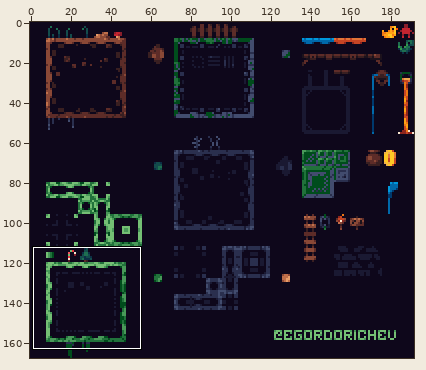
Sprite sheet, stored at map/adve/adve/tiles.png. The first picture is a wide view before the edit; the outline marks the close-up.
Close-up. Before the edit:
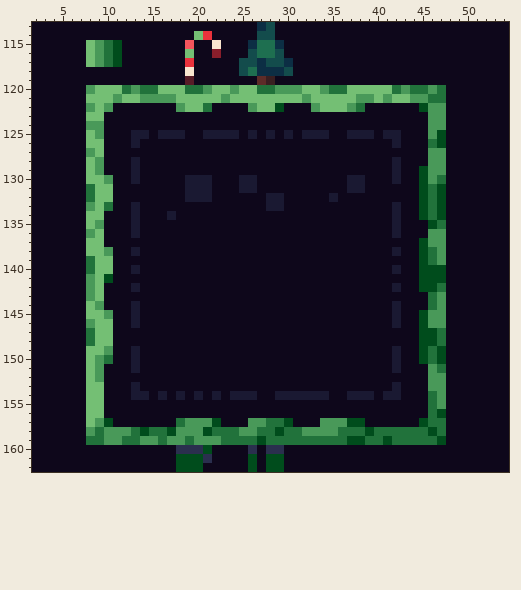
The file is 192x168 pixels. Colours within 5 levels of each other are drawn and written as one. Shown: x 2..54, y 113..162.
Now the later version:
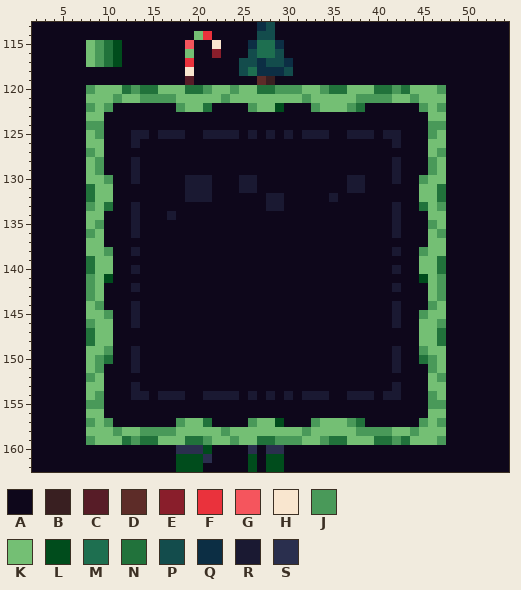
Palette (. is transparent): A #0e071b  B #391f21  C #571c27  D #5d2c28  E #891e2b  F #ea323c  G #f5555d  H #f9e6cf  J #499959  K #74bf74  L #004c1c  M #1e6f50  N #21723b  P #134c4c  Q #0c2e44  R #1a1932  S #2a2f4e
From old to new:
y 120: x 40..47 KKNJNNJN -> NNJNKKKJ
y 121: x 40 K -> J; x 45..47 JNN -> KKK
y 122: x 45..46 LJ -> JK
y 123: x 46..47 JJ -> KK
y 125: x 47 L -> K
y 126: x 46..47 NL -> KK
y 127: x 46 J -> K
y 128: x 47 J -> K
y 129: x 45 L -> A; x 47 J -> K
y 130: x 45..47 LJN -> JKK
y 131..132: x 45..47 LNL -> KKN
y 133: x 45..47 LNL -> NKJ
y 134: x 45..47 LNL -> AKK
y 135: x 46..47 LN -> JK
y 136: x 46 J -> K
y 137: x 45..47 LJJ -> AKK
y 138: x 45..47 LNJ -> JKK
y 139: x 45..47 LNJ -> KKN
y 140: x 45..47 LLL -> KKN
y 141: x 46..47 LL -> KJ
y 142: x 45..47 LLN -> AKJ
y 143: x 46 N -> K
y 144: x 46..47 NJ -> JK
y 145: x 45..47 LJJ -> JKK
y 146: x 45..46 LJ -> KK
y 147..148: x 45..46 LL -> KK
y 149: x 45..47 LNL -> JKK
y 150: x 45..47 LNL -> NJK
y 151: x 47 N -> K
y 152: x 8..9 KJ -> JK; x 46 J -> K
y 153: x 46..47 JJ -> KK
y 154: x 9 K -> J; x 17 A -> R; x 20..21 RA -> AR; x 23 A -> R; x 25 R -> A; x 28..29 AR -> RA; x 31 R -> A; x 46..47 NJ -> JK
y 155: x 8..9 KK -> JJ; x 46 N -> J
y 156: x 46..47 NL -> KK
y 157: x 8..10 KJL -> JKJ; x 18..22 NJJJL -> JKKNA; x 27..30 JNNL -> KKLA; x 33..38 AJJJLL -> JKKKJN; x 45..47 LNN -> JKJ
y 158: x 8..10 JNJ -> KKK; x 12..31 JNLNNLJJJLNNNJJNNLNN -> KKJJJJKKKKKJKKKKKKKK; x 33..47 JJJNNNLNNNNNNLN -> KKKKKJJJJKKJKKK
y 159: x 8..11 NNJJ -> JKKK; x 13..18 NJJNJJ -> JNNKKK; x 20 J -> N; x 22..27 JNNNNL -> KKJKKN; x 29..34 NNNNNN -> JJJKKJ; x 37..39 LLN -> KKK; x 41..42 LN -> NJ; x 44..47 NNNL -> KKKJ
